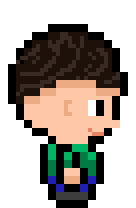
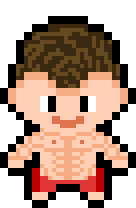
Comparing the layer stacks of the two 136x208 images. Changes:
hid "alex", painted on it over [8, 24, 128, 208]
showed "Al" (1st of 2), painted on it over [0, 16, 136, 208]
